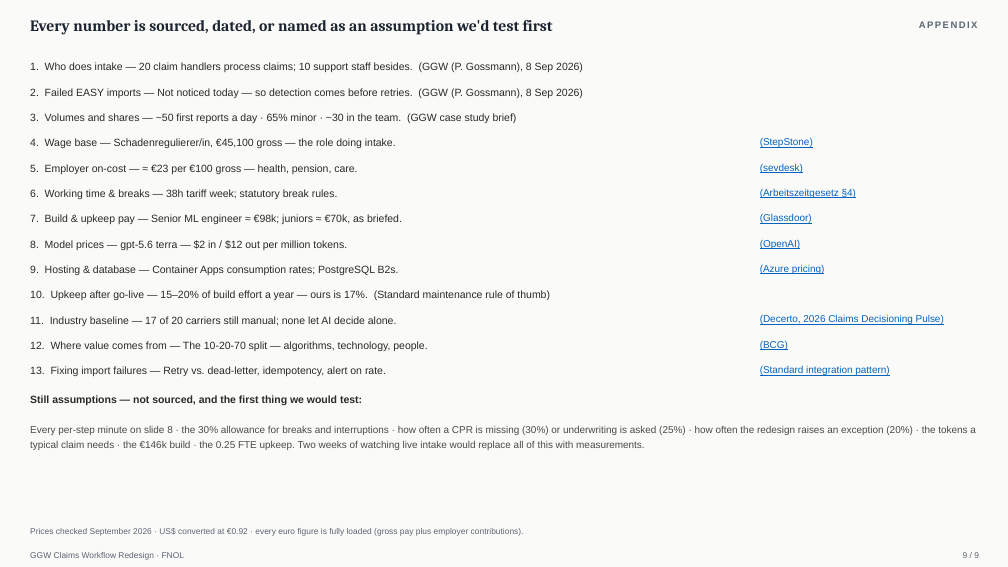
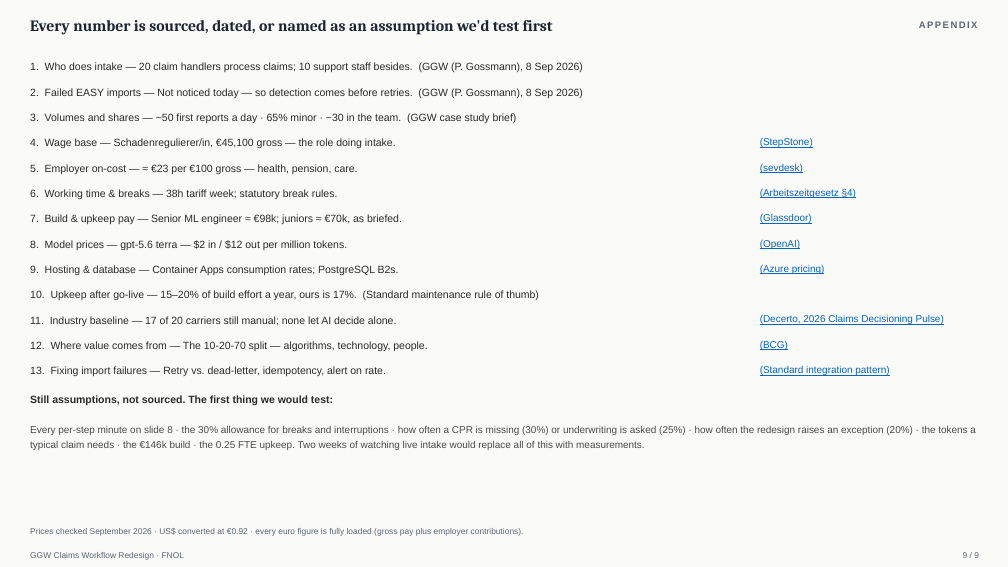
Before and after one commit to utkarshkingh/ggw_casestudy, a slide deck: slide 9 of case-study/deck/GGW_FNOL_Redesign.pptx. Drawn at 1008x567 pixels with LibreOffice and Linux fonts; fonts in the diff are those of the drawing. Boxes give left, top, right and bottom in pixels: in the first picture for what was removed or moved away, otherwise in the second. Text is boxed around its words. In the diff, an @@ line names an element or a change of style, - is before the commit and + after.

```diff
--- a/case-study/deck/GGW_FNOL_Redesign.pptx
+++ b/case-study/deck/GGW_FNOL_Redesign.pptx
@@ text at [30, 290, 539, 300]: text changed @@
-10. Upkeep after go-live — 15–20% of build effort a year — ours is 17%. (Standard maintenance rule of thumb)
+10. Upkeep after go-live — 15–20% of build effort a year, ours is 17%. (Standard maintenance rule of thumb)
@@ text at [30, 395, 333, 405]: text changed @@
-Still assumptions — not sourced, and the first thing we would test:
+Still assumptions, not sourced. The first thing we would test:
```
Also in this commit, not shown: 8 other slides changed, 2 other files.
